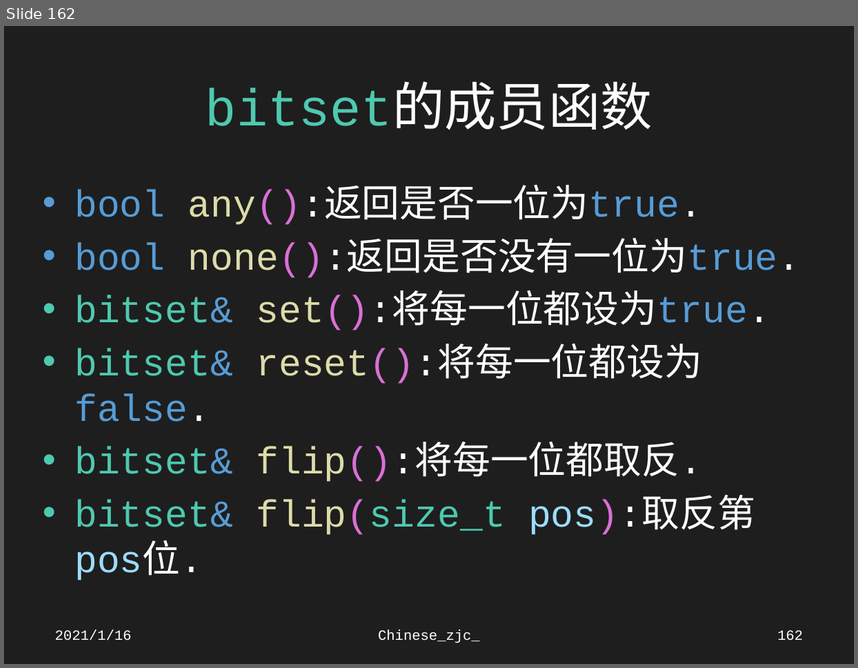
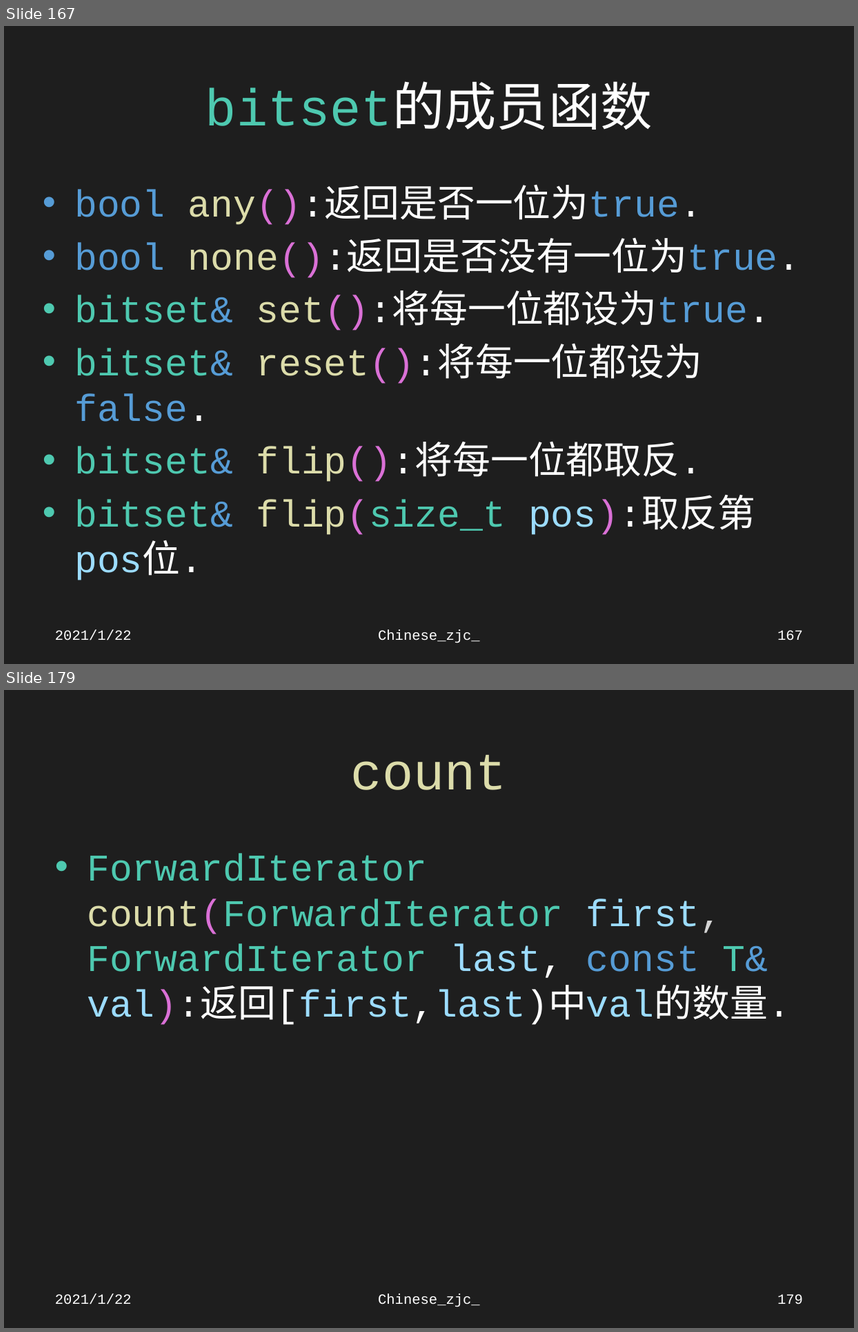
Before and after one commit to Chinesezjc/Solved-Problems, a slide deck: STL.pptx. Shown one above the other, each under a label of ours: slide 162 before the commit, slides 167 and 179 after it; the slides between them are not shown. The pictures are 858x668 and 858x1332 pixels, drawn with LibreOffice and Linux fonts; fonts in the diff are those of the drawing. Boxes give left, top, right and bottom in pixels: in the first picture for what was removed or moved away, otherwise in the second. Text is boxed around its words. In the diff, an @@ line names an element or a change of style, - is before the commit and + after.

Commit message:
Chinese_zjc_

```diff
--- a/STL.pptx
+++ b/STL.pptx
@@ slide 179 added at [4, 690, 854, 1328], background #1E1E1E @@
@@ title added at [351, 755, 507, 790], 44 pt, text #DCDCAA @@
+count
@@ text added at [87, 854, 791, 1025], 32 pt, text #4EC9B0 @@
+• ForwardIterator count(ForwardIterator first, ForwardIterator last, const T& val):返回[first,last)中val的数量.
@@ text added at [55, 1293, 132, 1304], 12 pt, text #FFFFFF @@
+2021/1/22
@@ text added at [378, 1293, 480, 1307], 12 pt, text #FFFFFF @@
+Chinese_zjc_
@@ page number added at [777, 1294, 803, 1303], 12 pt, text #FFFFFF @@
+179
@@ what was slide 162 is now slide 167 @@
@@ slide 167 changed as well @@
@@ text at [55, 629, 132, 640]: text changed @@
-2021/1/16
+2021/1/22
@@ page number at [777, 630, 803, 639]: text changed @@
-162
+167
```
Also in this commit, not shown: 163 other slides changed, 85 other slides added, 42 other files.
